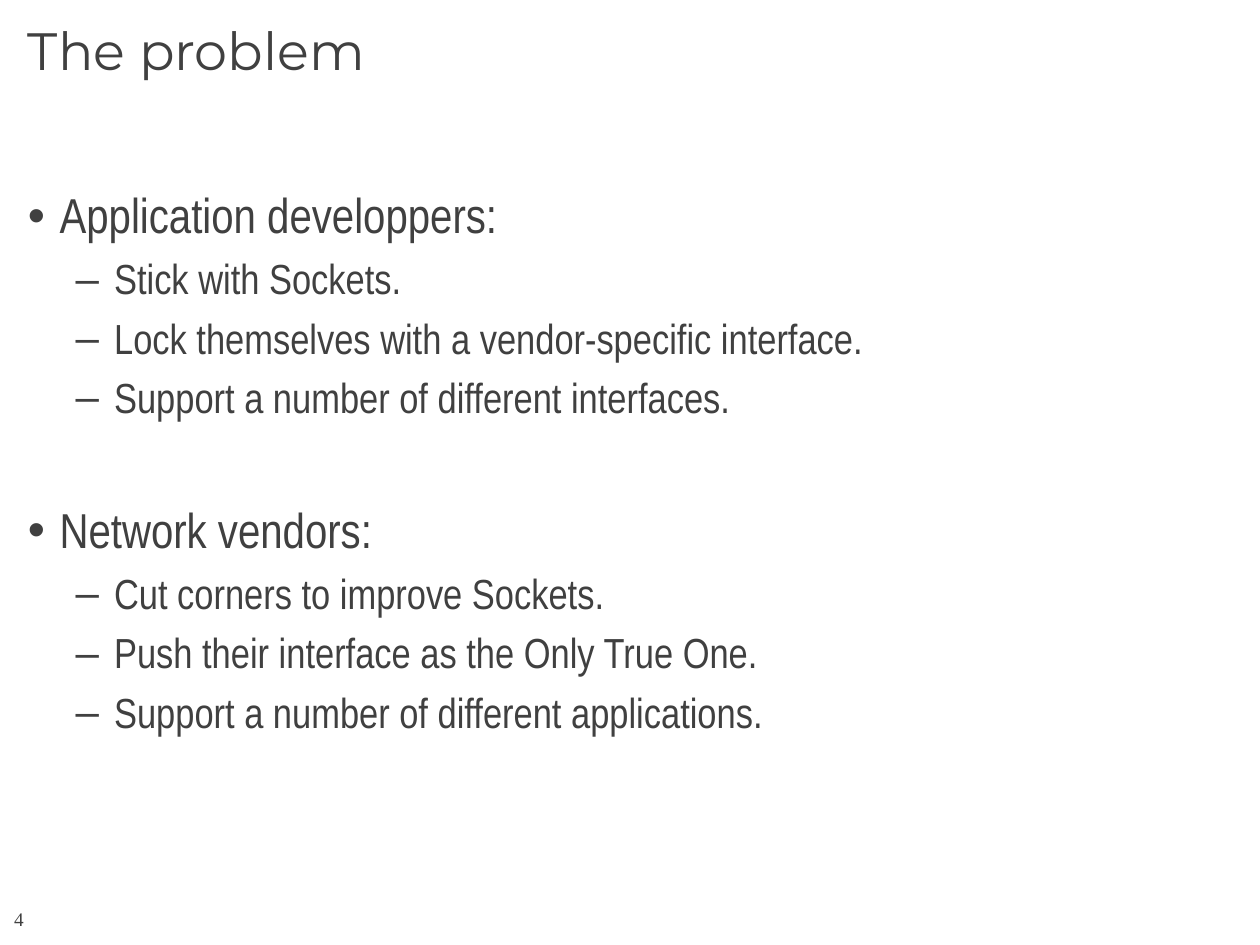
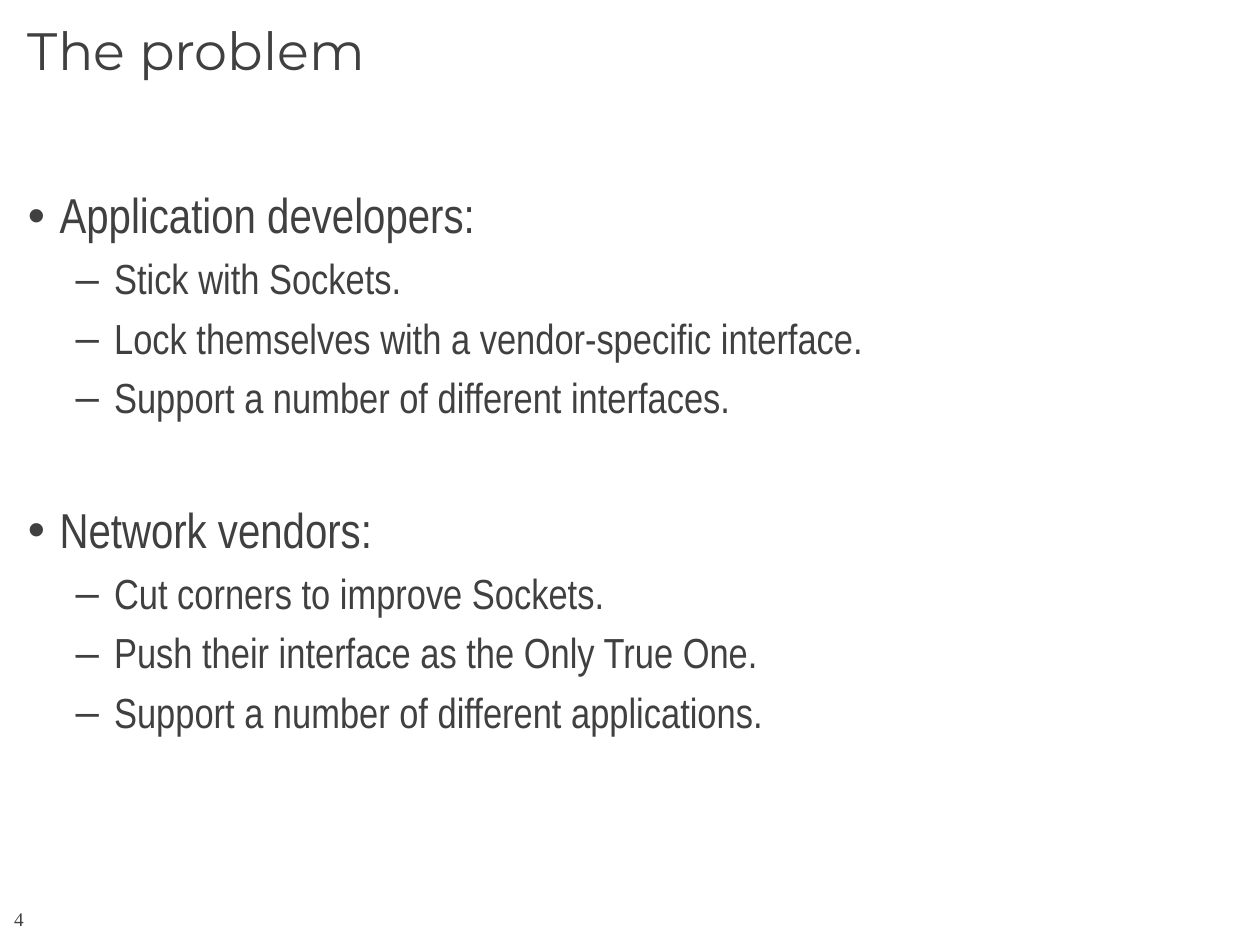
Before and after one commit to CCI/pub, a slide deck: slide 4 of slides/HotI-2011/2011-HotI-CCI-OLCF.pptx. Drawn at 1260x945 pixels with LibreOffice and Linux fonts; fonts in the diff are those of the drawing; background and template pictures are left out. Boxes give left, top, right and bottom in pixels: in the first picture for what was removed or moved away, otherwise in the second. Text is boxed around its words. In the diff, an @@ line names an element or a change of style, - is before the commit and + after.

Commit message:
Fix typo on slide 4

```diff
--- a/slides/HotI-2011/2011-HotI-CCI-OLCF.pptx
+++ b/slides/HotI-2011/2011-HotI-CCI-OLCF.pptx
@@ text at (60, 197, 475, 243): text changed @@
-• Application developpers:
+• Application developers:
```
